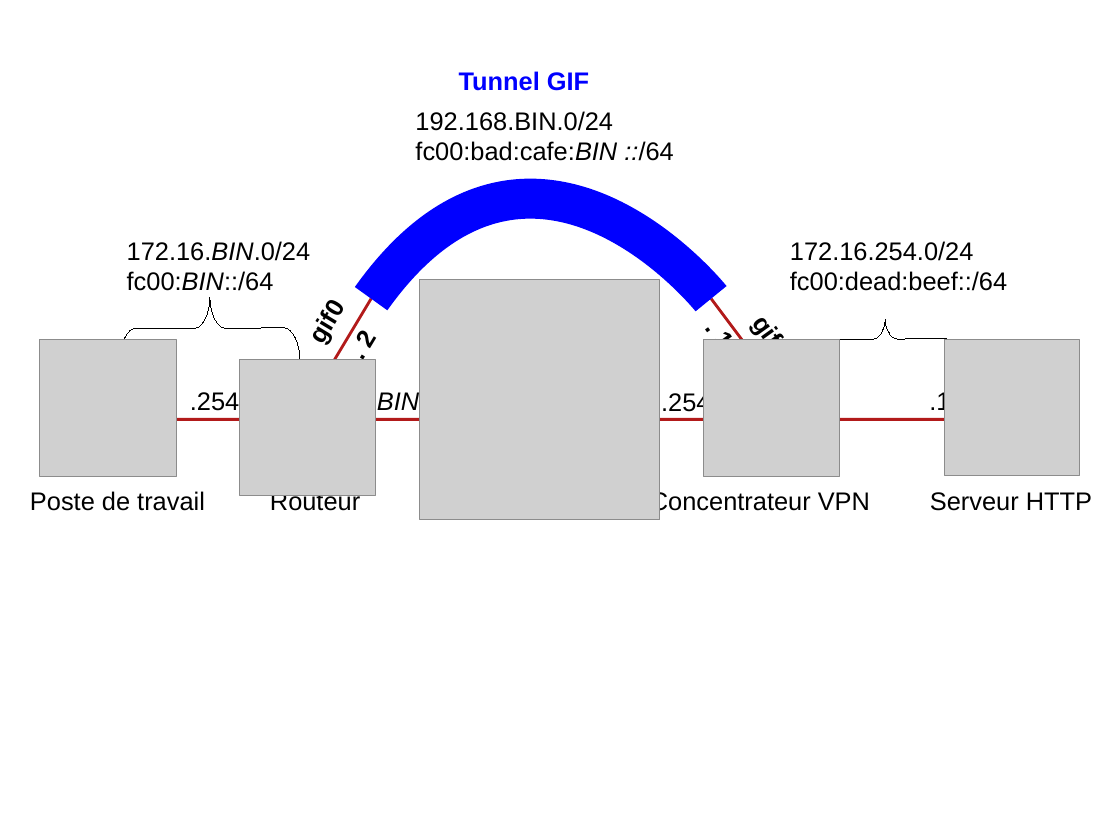
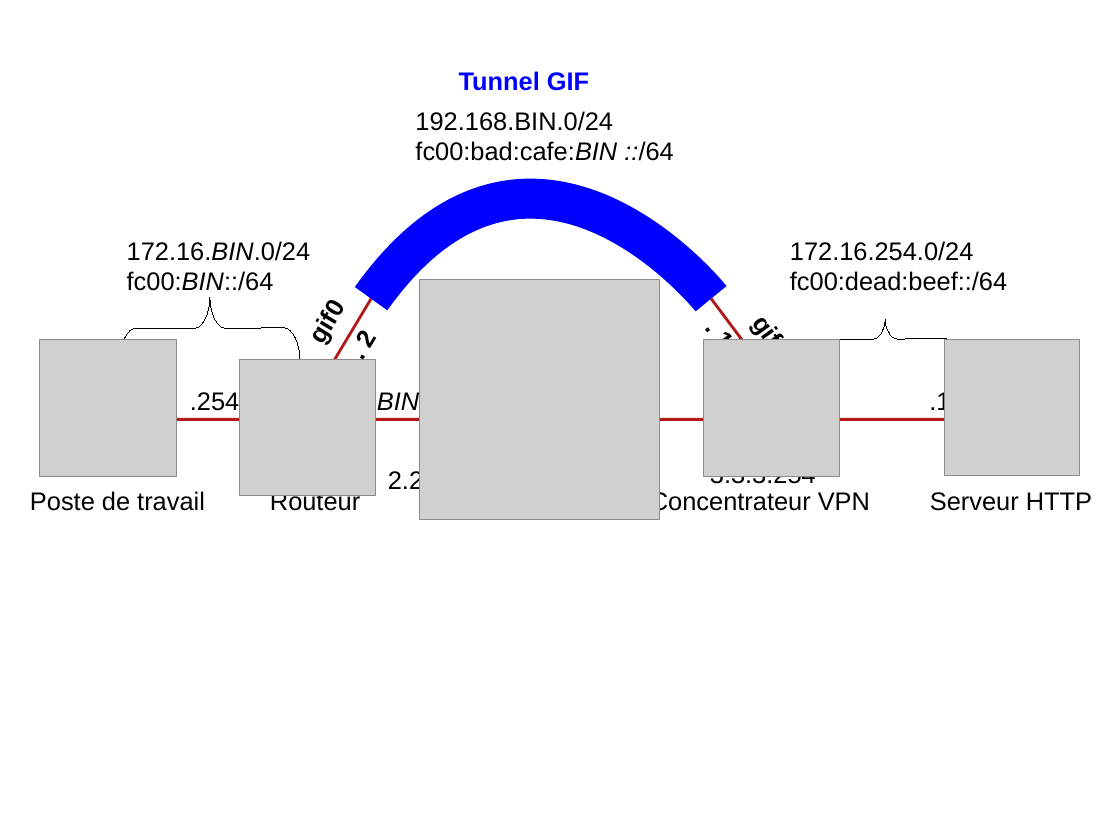
Before and after one commit to ocochard/TP-VPN, a slide deck: slide 4 of schemas.TP.odp. Drawn at 1120x840 pixels with LibreOffice and Linux fonts; fonts in the diff are those of the drawing; grey boxes stand for pictures. Boxes give left, top, right and bottom in pixels: in the first picture for what was removed or moved away, otherwise in the second. Text is boxed around its words. In the diff, an @@ line names an element or a change of style, - is before the commit and + after.

```diff
--- a/schemas.TP.odp
+++ b/schemas.TP.odp
@@ text added at bbox=[388, 469, 501, 495], 18 pt, text #000000 @@
+2.2.2.0/24
@@ text at bbox=[710, 476, 816, 489]: text changed @@
-.254
+3.3.3.254
```
Also in this commit, not shown: 2 other slides changed, 1 slide removed, 3 other files.
